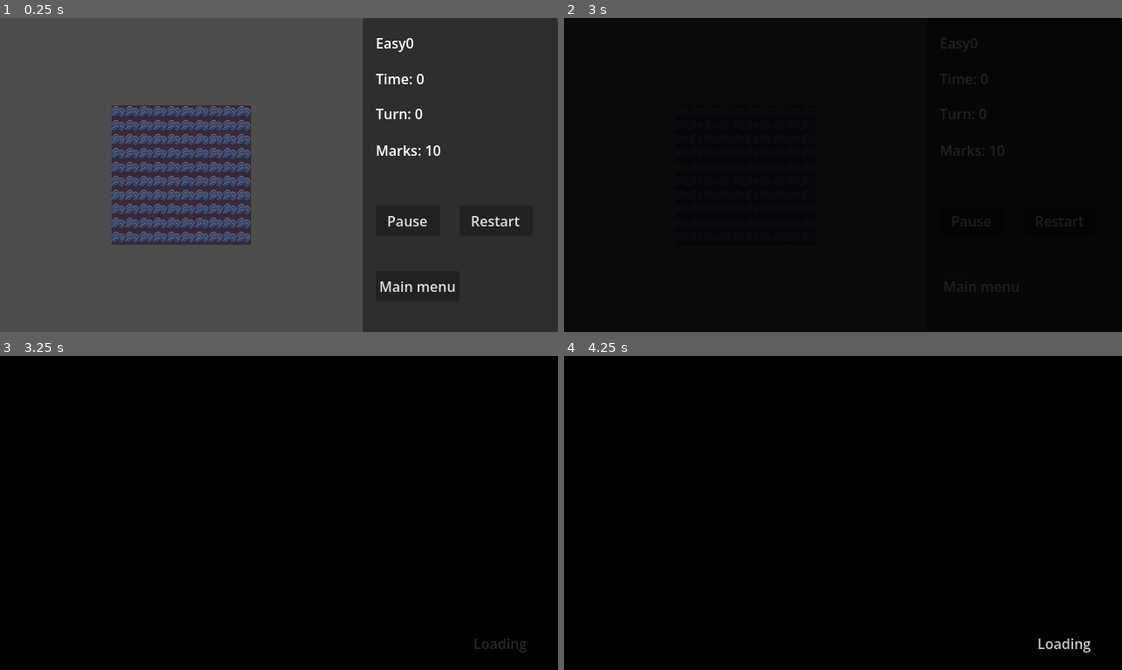
Above: before the commit, frames 1-4 (two rows, left to right).
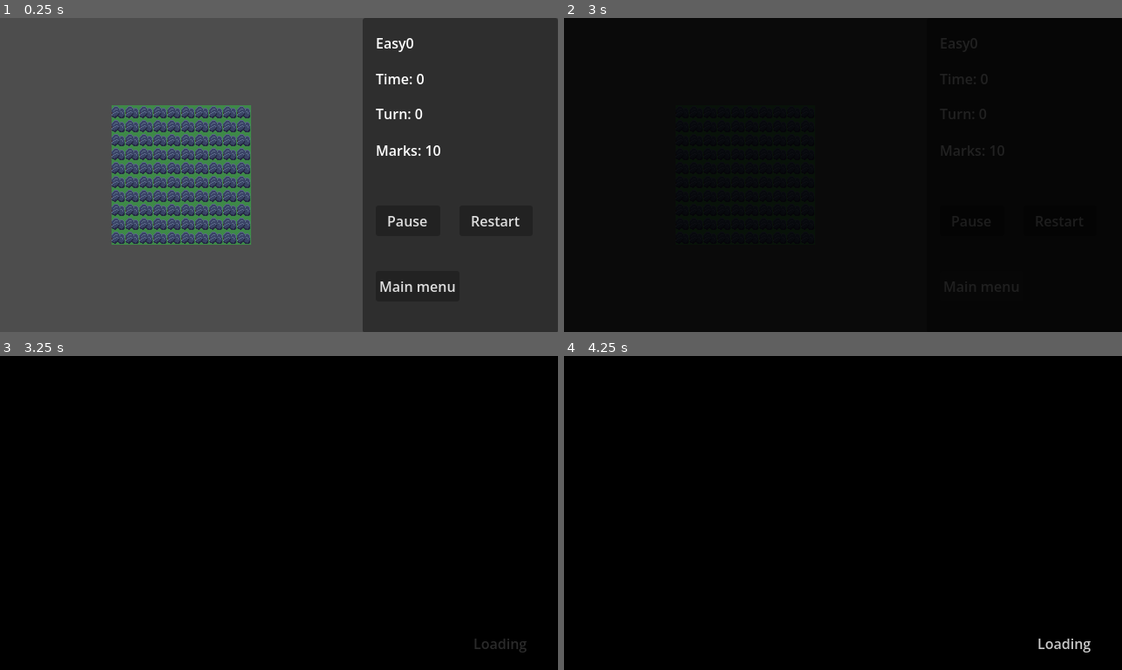
Above: after the commit, the same moments.

Repository: RevanVI/Minesweeper
Game: Godot game, scene res://scenes/modes/classic_mode.tscn
Two runs of this game, one before a commit and one after it. Both use one fixed random seed, a clock stepped at 60 frames per second and the inputs below. This scene is started directly instead of the project's main scene.
Inputs (mouse positions are in pixels of both pictures, inside the frame that each line leads up to):
- Up to frame 1 (0.25 s): no input
- Up to frame 2 (3 s): click "Restart" at 0.5 s; click "Restart" at 1.25 s; click "Restart" at 2 s; click "Main menu" at 2.75 s
- Up to frame 3 (3.25 s): no input
- Up to frame 4 (4.25 s): move the mouse to (965, 497) at 3.52 s; tap Down (CameraDown) at 3.6 s

The runs differ from the first frame. In frame 1, 3.6% of the frame differs, in the area x 20-45%, y 27-73%; in frame 2, less than 0.1%; in frame 3, nothing differs; in frame 4, nothing differs.

Commit message:
MIne type initial

Diff:
--- /dev/null
+++ b/resources/mine_types/cave.tres
@@ -0,0 +1,10 @@
+[gd_resource type="Resource" script_class="MineType" format=3 uid="uid://bdagpmm7wtj4"]
+
+[ext_resource type="Script" uid="uid://dkhu1ccasfo6v" path="res://scripts/game_logic/mine_type.gd" id="1_8pk2c"]
+[ext_resource type="TileSet" uid="uid://brqm3brao22wp" path="res://resources/tilesets/bright_pixelart.tres" id="2_tr4c1"]
+
+[resource]
+script = ExtResource("1_8pk2c")
+map_name = "Cave"
+tile_set = ExtResource("2_tr4c1")
+metadata/_custom_type_script = "uid://dkhu1ccasfo6v"
--- /dev/null
+++ b/resources/mine_types/grass.tres
@@ -0,0 +1,10 @@
+[gd_resource type="Resource" script_class="MineType" format=3 uid="uid://tt7336ogom4b"]
+
+[ext_resource type="Script" uid="uid://dkhu1ccasfo6v" path="res://scripts/game_logic/mine_type.gd" id="1_ihdbn"]
+[ext_resource type="TileSet" uid="uid://b0r61l4q1ahw4" path="res://resources/tilesets/bright_pixelart_grass.tres" id="2_jf6to"]
+
+[resource]
+script = ExtResource("1_ihdbn")
+map_name = "Grassland"
+tile_set = ExtResource("2_jf6to")
+metadata/_custom_type_script = "uid://dkhu1ccasfo6v"
--- /dev/null
+++ b/resources/tilesets/bright_pixelart_grass.tres
@@ -0,0 +1,34 @@
+[gd_resource type="TileSet" format=3 uid="uid://b0r61l4q1ahw4"]
+
+[ext_resource type="Texture2D" uid="uid://b64eh4jobr15h" path="res://resources/textures/bright_pixel_grass.png" id="1_eq7ec"]
+
+[sub_resource type="TileSetAtlasSource" id="TileSetAtlasSource_j2bpy"]
+texture = ExtResource("1_eq7ec")
+0:0/0 = 0
+0:0/0/custom_data_0 = 0.5
+1:0/0 = 0
+1:0/0/custom_data_0 = 0.2
+2:0/0 = 0
+2:0/0/custom_data_0 = 0.1
+3:0/0 = 0
+3:0/0/custom_data_0 = 0.2
+0:1/0 = 0
+1:1/0 = 0
+2:1/0 = 0
+3:1/0 = 0
+4:1/0 = 0
+5:1/0 = 0
+6:1/0 = 0
+7:1/0 = 0
+0:2/0 = 0
+1:2/0 = 0
+2:2/0 = 0
+3:2/0 = 0
+
+[sub_resource type="TileSetScenesCollectionSource" id="TileSetScenesCollectionSource_gs0if"]
+
+[resource]
+custom_data_layer_0/name = "probability"
+custom_data_layer_0/type = 3
+sources/0 = SubResource("TileSetAtlasSource_j2bpy")
+sources/1 = SubResource("TileSetScenesCollectionSource_gs0if")
--- a/scenes/modes/classic_mode.tscn
+++ b/scenes/modes/classic_mode.tscn
@@ -6,6 +6,8 @@
 [ext_resource type="Script" uid="uid://diqmvisuttd5h" path="res://scripts/game_logic/level_info.gd" id="3_qgemu"]
 [ext_resource type="Script" uid="uid://dcqrwipyxpal8" path="res://scripts/game_logic/map.gd" id="4_8ivtb"]
 [ext_resource type="Script" uid="uid://dacfmm368sqhq" path="res://scripts/game_logic/map_generators/map_generator.gd" id="4_b5xbl"]
+[ext_resource type="Resource" uid="uid://bdagpmm7wtj4" path="res://resources/mine_types/cave.tres" id="5_8ivtb"]
+[ext_resource type="Resource" uid="uid://tt7336ogom4b" path="res://resources/mine_types/grass.tres" id="5_b5xbl"]
 [ext_resource type="Script" uid="uid://bw7brsh2ne4no" path="res://scripts/game_logic/game_manager.gd" id="7_dhm3e"]
 [ext_resource type="Script" uid="uid://b8ri86hixsvvn" path="res://scripts/game_logic/commands/turn_queue.gd" id="8_0nf2j"]
 [ext_resource type="TileSet" uid="uid://brqm3brao22wp" path="res://resources/tilesets/bright_pixelart.tres" id="8_qgemu"]
@@ -28,6 +30,7 @@
 enemies = Dictionary[PackedScene, Vector2i]({
 ExtResource("2_p4m7m"): Vector2i(10, 10)
 })
+mine_type = ExtResource("5_b5xbl")
 metadata/_custom_type_script = "uid://diqmvisuttd5h"
 
 [sub_resource type="Resource" id="Resource_dhm3e"]
@@ -43,6 +46,7 @@
 enemies = Dictionary[PackedScene, Vector2i]({
 ExtResource("2_p4m7m"): Vector2i(40, 40)
 })
+mine_type = ExtResource("5_8ivtb")
 metadata/_custom_type_script = "uid://diqmvisuttd5h"
 
 [sub_resource type="Resource" id="Resource_0nf2j"]
@@ -58,6 +62,7 @@
 enemies = Dictionary[PackedScene, Vector2i]({
 ExtResource("2_p4m7m"): Vector2i(99, 99)
 })
+mine_type = ExtResource("5_8ivtb")
 metadata/_custom_type_script = "uid://diqmvisuttd5h"
 
 [sub_resource type="FastNoiseLite" id="FastNoiseLite_qgemu"]
--- a/scenes/modes/endless_mode.tscn
+++ b/scenes/modes/endless_mode.tscn
@@ -6,6 +6,7 @@
 [ext_resource type="Script" uid="uid://diqmvisuttd5h" path="res://scripts/game_logic/level_info.gd" id="3_vgc74"]
 [ext_resource type="Script" uid="uid://bctw4kxi4vc55" path="res://scripts/game_logic/modifiers/modifier_hidden_cells.gd" id="4_flrxs"]
 [ext_resource type="Script" uid="uid://dcqrwipyxpal8" path="res://scripts/game_logic/map.gd" id="4_hunvx"]
+[ext_resource type="Resource" uid="uid://bdagpmm7wtj4" path="res://resources/mine_types/cave.tres" id="5_ag5ul"]
 [ext_resource type="Script" uid="uid://cs1vbc21bgmff" path="res://scripts/game_logic/modifiers/modifier_undo_blocked.gd" id="5_hunvx"]
 [ext_resource type="Script" uid="uid://bw7brsh2ne4no" path="res://scripts/game_logic/game_manager.gd" id="7_ag5ul"]
 [ext_resource type="Script" uid="uid://cqh3xxrgi3ncc" path="res://scripts/game_logic/camera_controller.gd" id="7_flrxs"]
@@ -25,6 +26,7 @@
 enemies = Dictionary[PackedScene, Vector2i]({
 ExtResource("2_4do5o"): Vector2i(5, 5)
 })
+mine_type = ExtResource("5_ag5ul")
 metadata/_custom_type_script = "uid://diqmvisuttd5h"
 
 [sub_resource type="Resource" id="Resource_rgud8"]
@@ -52,6 +54,7 @@
 })
 random_modifiers = Array[ExtResource("3_hunvx")]([SubResource("Resource_rgud8"), SubResource("Resource_ag5ul"), SubResource("Resource_kfc2u")])
 modifiers_count = 1
+mine_type = ExtResource("5_ag5ul")
 metadata/_custom_type_script = "uid://diqmvisuttd5h"
 
 [sub_resource type="Resource" id="Resource_j0ndl"]
@@ -79,6 +82,7 @@
 })
 random_modifiers = Array[ExtResource("3_hunvx")]([SubResource("Resource_j0ndl"), SubResource("Resource_h11qe"), SubResource("Resource_uskt0")])
 modifiers_count = 2
+mine_type = ExtResource("5_ag5ul")
 metadata/_custom_type_script = "uid://diqmvisuttd5h"
 
 [sub_resource type="FastNoiseLite" id="FastNoiseLite_xgl0c"]
@@ -113,10 +117,6 @@
 
 [node name="Map" type="Node2D" parent="." unique_id=931742534]
 script = ExtResource("4_hunvx")
-closed_tile = Vector2i(0, 1)
-mark_tile = Vector2i(1, 1)
-empty_tiles = Array[Vector2i]([Vector2i(0, 0), Vector2i(1, 0), Vector2i(2, 0), Vector2i(3, 0), Vector2i(4, 0), Vector2i(5, 0), Vector2i(6, 0), Vector2i(7, 0), Vector2i(8, 0)])
-hidden_tile = Vector2i(3, 1)
 
 [node name="Board" type="TileMapLayer" parent="Map" unique_id=465984437]
 texture_filter = 1
--- a/scripts/game_logic/game_manager.gd
+++ b/scripts/game_logic/game_manager.gd
@@ -88,6 +88,7 @@
 	mark_count_changed.emit(mark_count)
 
 	map_generator = level_info.map_generator
+	map.set_mine_type(level_info.mine_type)
 	map.set_modifiers(_modifier_list)
 	map_generator.generate_empty_map(map, level_info.get_enemies_data(), _modifier_list, level_info.get_generation_seed())
 	camera_controller.pos_limits = map.get_limits_global()
--- a/scripts/game_logic/level_info.gd
+++ b/scripts/game_logic/level_info.gd
@@ -14,7 +14,7 @@
 # count of random_modifiers to choose
 @export var modifiers_count: int
 # not used for now. Potentially will be used for text and art selections
-@export var mine_type: int
+@export var mine_type: MineType
 
 
 var _enemies: Dictionary[PackedScene, int]
--- a/scripts/game_logic/map.gd
+++ b/scripts/game_logic/map.gd
@@ -50,6 +50,12 @@
 
 func set_modifiers(modifiers: ModifiersList) -> void:
 	_modifier_list = modifiers
+
+
+func set_mine_type(mine_type: MineType) -> void:
+	board.tile_set = mine_type.tile_set
+	top_board.tile_set = mine_type.tile_set
+	_build_tileset_coords()
 
 
 func reset_map() -> void:
--- /dev/null
+++ b/scripts/game_logic/mine_type.gd
@@ -0,0 +1,5 @@
+class_name MineType
+extends Resource
+
+@export var map_name: String
+@export var tile_set: TileSet
Binary file added: resources/textures/bright_pixel_grass.png
Not shown, added: resources/textures/bright_pixel_grass.png.import
Not shown, added: scripts/game_logic/mine_type.gd.uid
